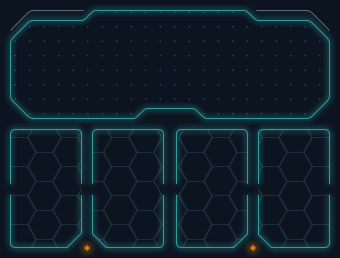
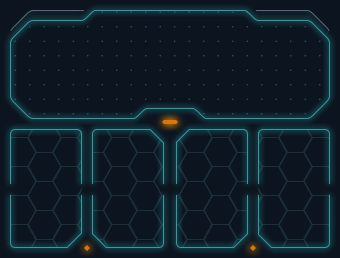
Layer changes from the first w=340, h=258 image to the second:
painted on "leds" over [162, 120, 179, 124]
painted on "border" over [149, 129, 190, 144]
painted on "grid" over [156, 129, 185, 141]
